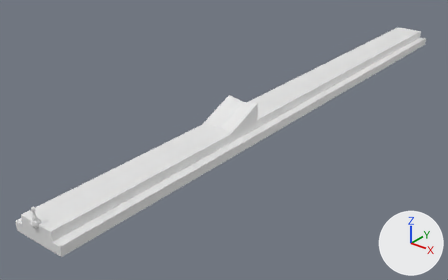
Renders of the Blender file assets/artwork/bowling.blend from each side of a commit.
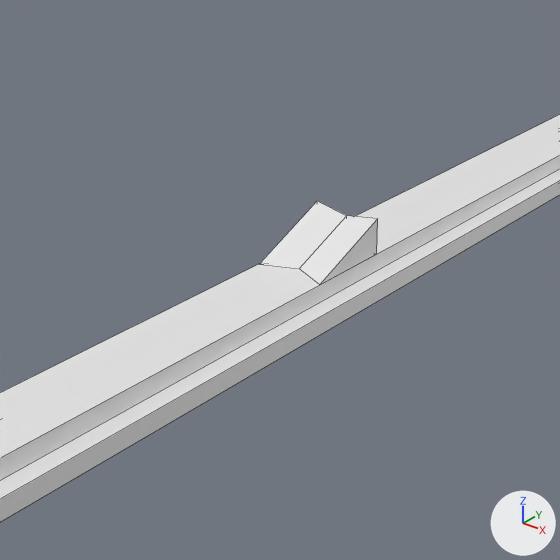
There are two pictures of each version: one whole from a 50 mm lens placed at (9.65, -5.92, 7.03), pointed at (-0.85, 7.21, -1.11), one close up on the part from 18% to 77% of the width and 0% to 94% of the height. The lights are fixed; the arrows at lower right show +X, +Y and +Z. The close-ups show mesh edges as thin lines.

Names of what the first close-up shows: 'laneObj'.
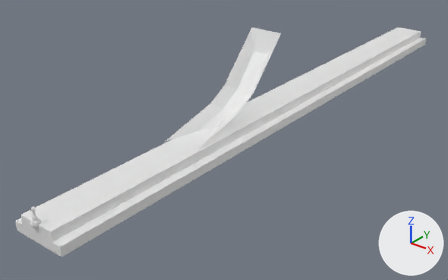
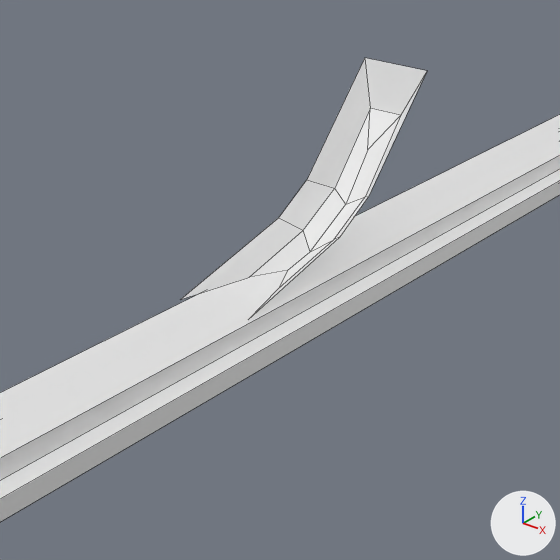
Pixel boxes (x1, y1, x2, y2) of what changed, in the close-ups (560 x 560 px):
```json
{"object": "laneObj", "change": "reshaped", "before": [0, 115, 560, 522], "after": [0, 58, 560, 522]}
{"part": 1, "of": "me_lanemesh", "change": "added", "after": [182, 58, 427, 319]}
{"part": 2, "of": "me_lanemesh", "change": "deleted", "before": [260, 201, 378, 284]}
```

Scene script edits in JSON lines:
```json
{"block": "me_lanemesh", "where": "# used by ob_laneobj; location = (0.0, 0.0, 0.0)"}
{"block": "me_lanemesh", "where": "# verts and faces of me_lanemesh; kept vertices keep their numbers, new ones are numbered from 33"}
{"block": "me_lanemesh", "where": "# before: 24 (0.5, 5.8, 0.0) at pixel (319, 284), 25 (-0.5, 5.8, 0.0) at pixel (259, 264), 26 (0.5, 7.0, 0.0) at pixel (376, 253), 27 (-0.5, 7.0, 0.0), 28 (0.5, 7.0, 0.5) at pixel (377, 218)"}
{"block": "me_lanemesh", "where": "# before: 29 (-0.5, 7.0, 0.5) at pixel (317, 200), 30 (0.0, 7.0, 0.0), 31 (0.0, 6.0, 0.0) at pixel (299, 268), 32 (0.0, 7.0, 0.4) at pixel (346, 215)"}
{"op": "remove", "block": "me_lanemesh", "code": "me_lanemesh.from_pydata(...)  # 33 vertices, 28 faces; spans x -0.8..0.8, y 0.0..18.3, z -0.5..0.5"}
{"op": "add", "block": "me_lanemesh", "code": "me_lanemesh.from_pydata(...)  # 44 vertices, 34 faces; spans x -0.8..0.8, y 0.0..18.3, z -0.5..2.2"}
{"block": "me_lanemesh", "change": "me_lanemesh part 1: a new loose piece of 20 vertices spanning x -0.6..0.4, y 4.4..8.2, z 0.0..2.2, in mat_material (its picture is missing)"}
{"block": "me_lanemesh", "change": "me_lanemesh part 2"}
{"op": "add", "block": "me_lanemesh", "code": "delete_vertices([*range(24, 33)])  # with the faces that use them"}
```
